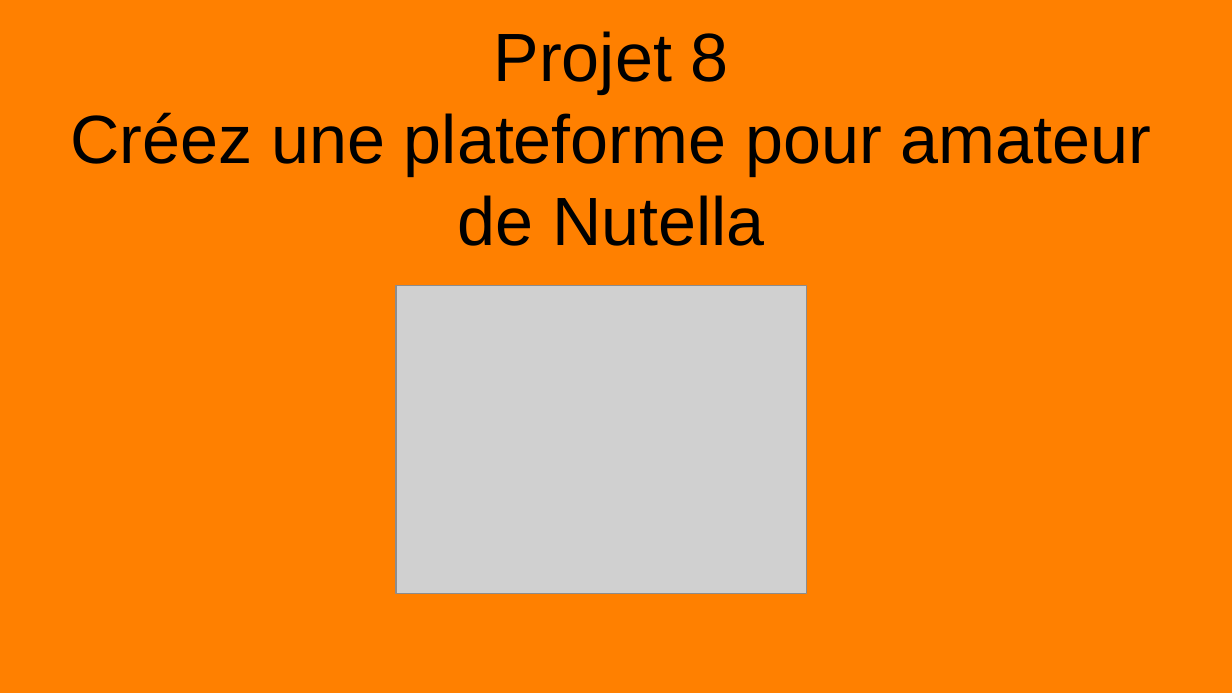
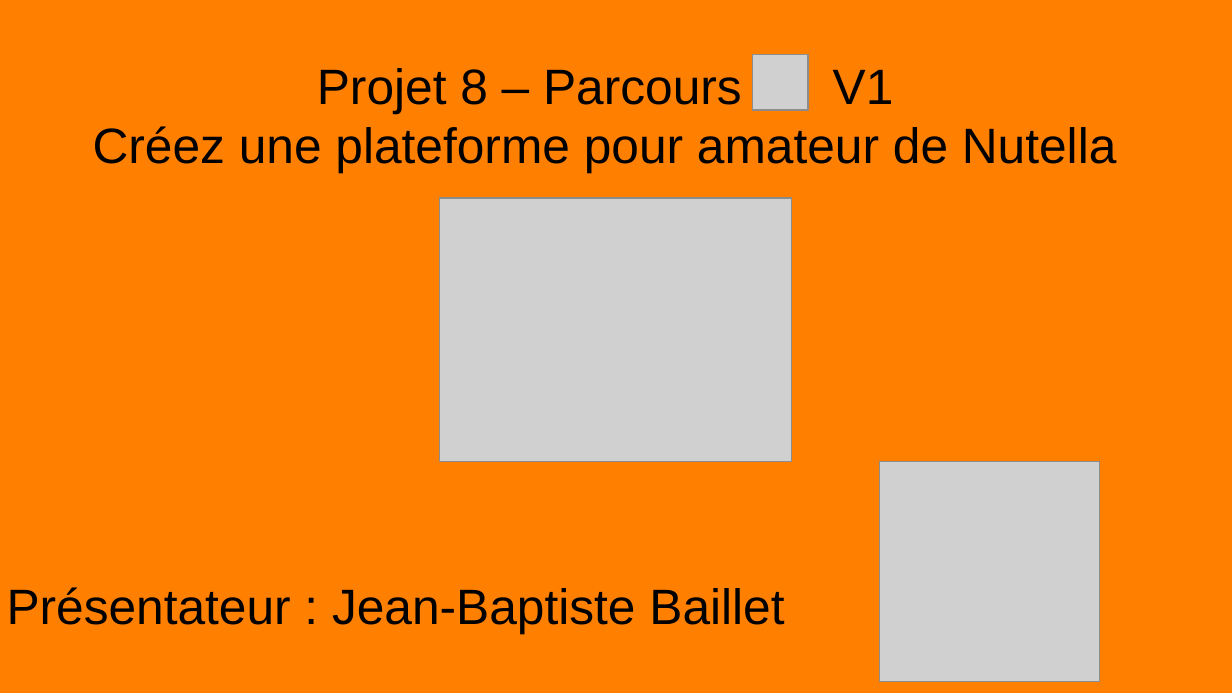
Before and after one commit to jbbaillet85/PureBeurre, a slide deck: slide 1 of documentation/presentation.odp. Drawn at 1232x693 pixels with LibreOffice and Linux fonts; fonts in the diff are those of the drawing; grey boxes stand for pictures. Boxes give left, top, right and bottom in pixels: in the first picture for what was removed or moved away, otherwise in the second. Text is boxed around its words. In the diff, an @@ line names an element or a change of style, - is before the commit and + after.

```diff
--- a/documentation/presentation.odp
+++ b/documentation/presentation.odp
@@ picture added at <box>752,54,808,110</box> @@
@@ title at <box>93,68,1117,173</box>: text changed; size 44 to 32 pt @@
-Projet 8
-Créez une plateforme pour amateur de Nutella
+Projet 8 – Parcours V1
+Créez une plateforme pour amateur de Nutella
@@ picture: place and size @@
-picture at <box>396,286,806,595</box>
+picture at <box>440,198,793,462</box>
@@ picture added at <box>880,462,1100,682</box> @@
@@ text added at <box>7,587,784,633</box>, 32 pt, text #000000 @@
+Présentateur : Jean-Baptiste Baillet
```
Also in this commit, not shown: 1 other slide changed, 1 slide added, 2 slides removed, 28 other files.
